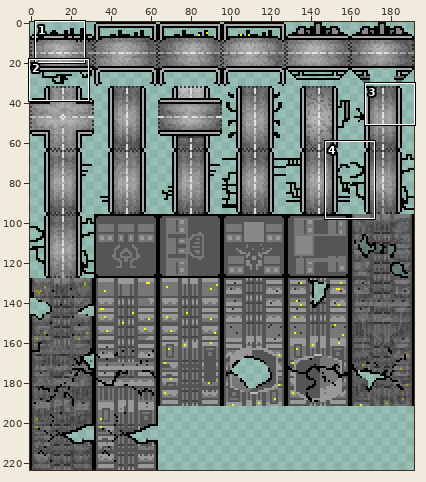
One commit to this sprite sheet: Apocalypse.Any.Client/Content/Image/miniCity.png. The first picture is a wide view before the edit; the outline marks the close-up.
Close-up. Before the commit:
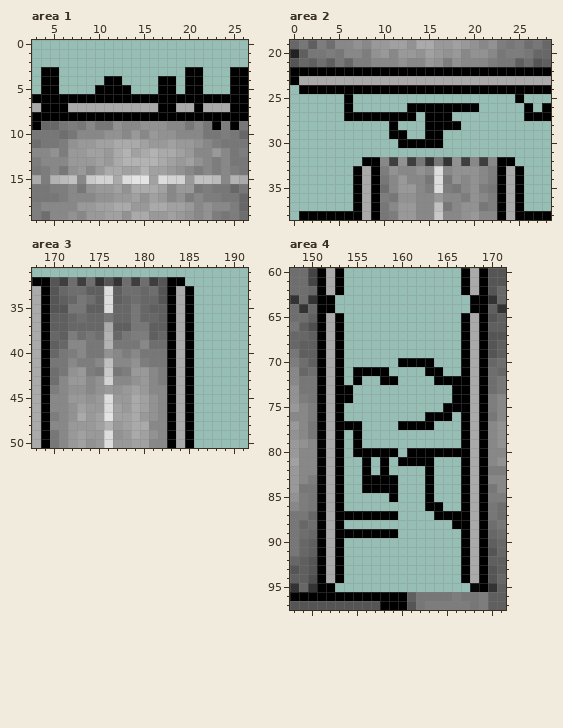
The file is 192x224 pixels. Pixels under 10% opacity are left out. Colours within 5 levels of each other are drawn and written as one. Shown: area 1: x 3..26, y 0..19; area 2: x 0..28, y 19..38; area 3: x 168..191, y 31..50; area 4: x 148..171, y 60..97. The commit also changed other parts of the picture, which this record leaves out.
New version:
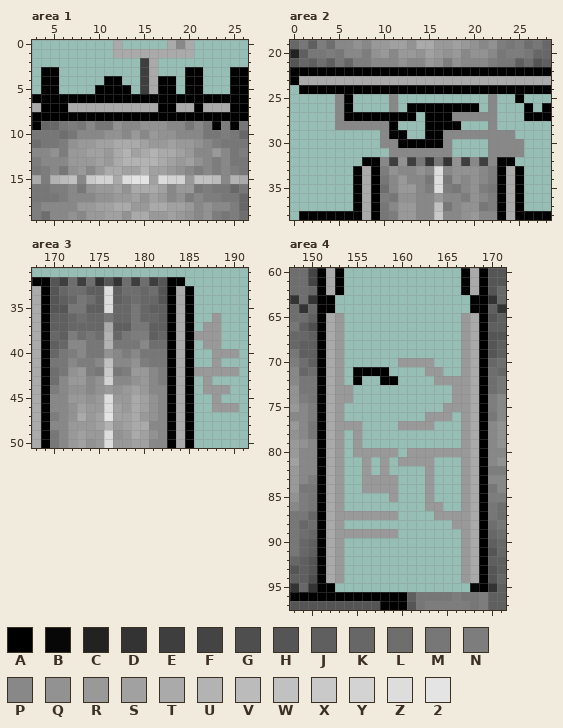
Palette (. is transparent): A #000000  B #070707  C #222222  D #333333  E #3e3e3e  F #444444  G #4e4e4e  H #555555  J #5f5f5f  K #676767  L #6e6e6e  M #777777  N #7d7d7d  P #888888  Q #929292  R #999999  S #a1a1a1  T #aaaaaa  U #b3b3b3  V #bbbbbb  W #c1c1c1  X #c9c9c9  Y #d3d3d3  Z #dddddd  2 #e4e4e4
What changed:
Changed rows in their new state; - is an unchanged pixel.
Area 1:
first column x 12:
 0 T-----TPT
 1 TTTTTTTTT
 2 ---ET----
 3 ---ET----
 4 ---ET----
 5 ---ET----
Area 2:
first column x 5:
25 P-----P----------P---
26 P-----P----------P---
27 P------------PPPPP---
28 PPPPPP-----------P---
29 -----P------PPPPPPPP-
30 -----PP-----P----PPPP
31 ------PPPPPPP----PPPP
Area 3:
first column x 186:
36 --R--
37 -RR--
38 RRR--
39 -RR--
40 --RRR
41 --R--
42 RRRRR
43 -R---
44 -RRR-
45 --R--
46 --RRR
Area 4:
first column x 153:
65 R-------------R
66 R-------------R
67 R-------------R
68 R-------------R
69 R-------------R
70 R------RRRR---R
71 R---------RR--R
72 R----------RRRR
73 RR-----------RR
74 RR-----------RR
75 R-----------RRR
76 R---------RRR-R
77 RRR----RRRR---R
78 R-R-----------R
79 R-R-----------R
80 R-RRRRR-RRRRRRR
81 R--R-R-RRRR---R
82 R--R-R----R---R
83 R--RRRR---R---R
84 R--RRRR---R---R
85 R-----R---R---R
86 R---------RR--R
87 RRRRRRR----RRRR
88 R------------RR
89 RRRRRRR-------R
90 R-------------R
91 R-------------R
92 R-------------R
93 R-------------R
94 R-------------R
